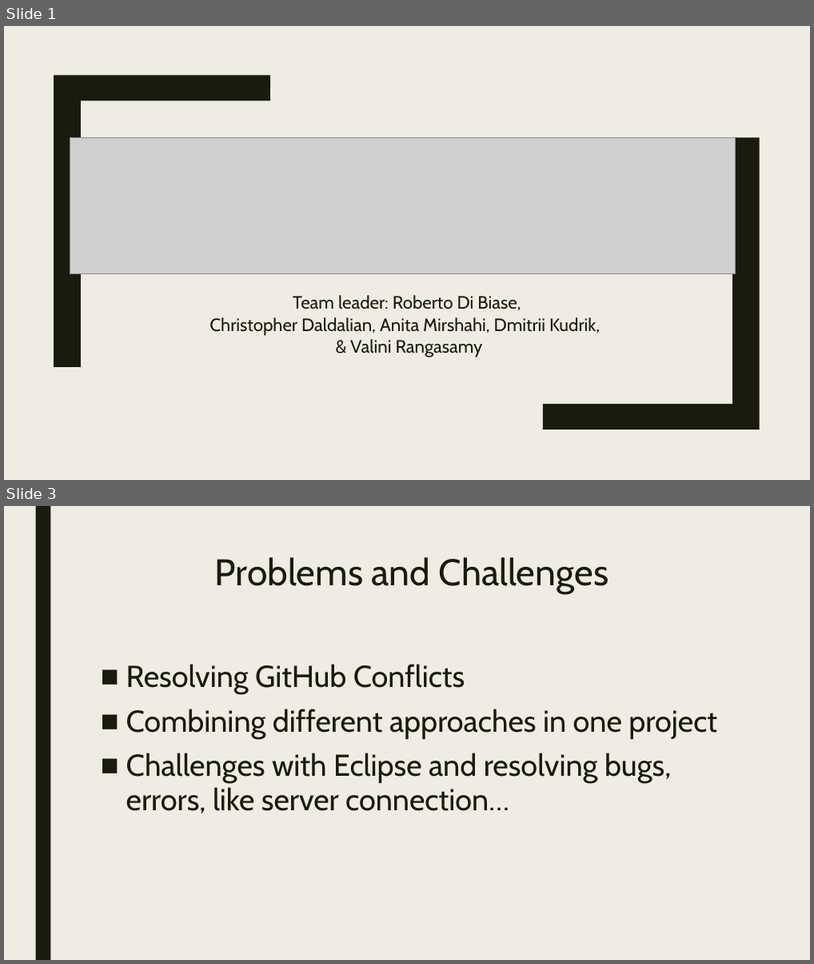
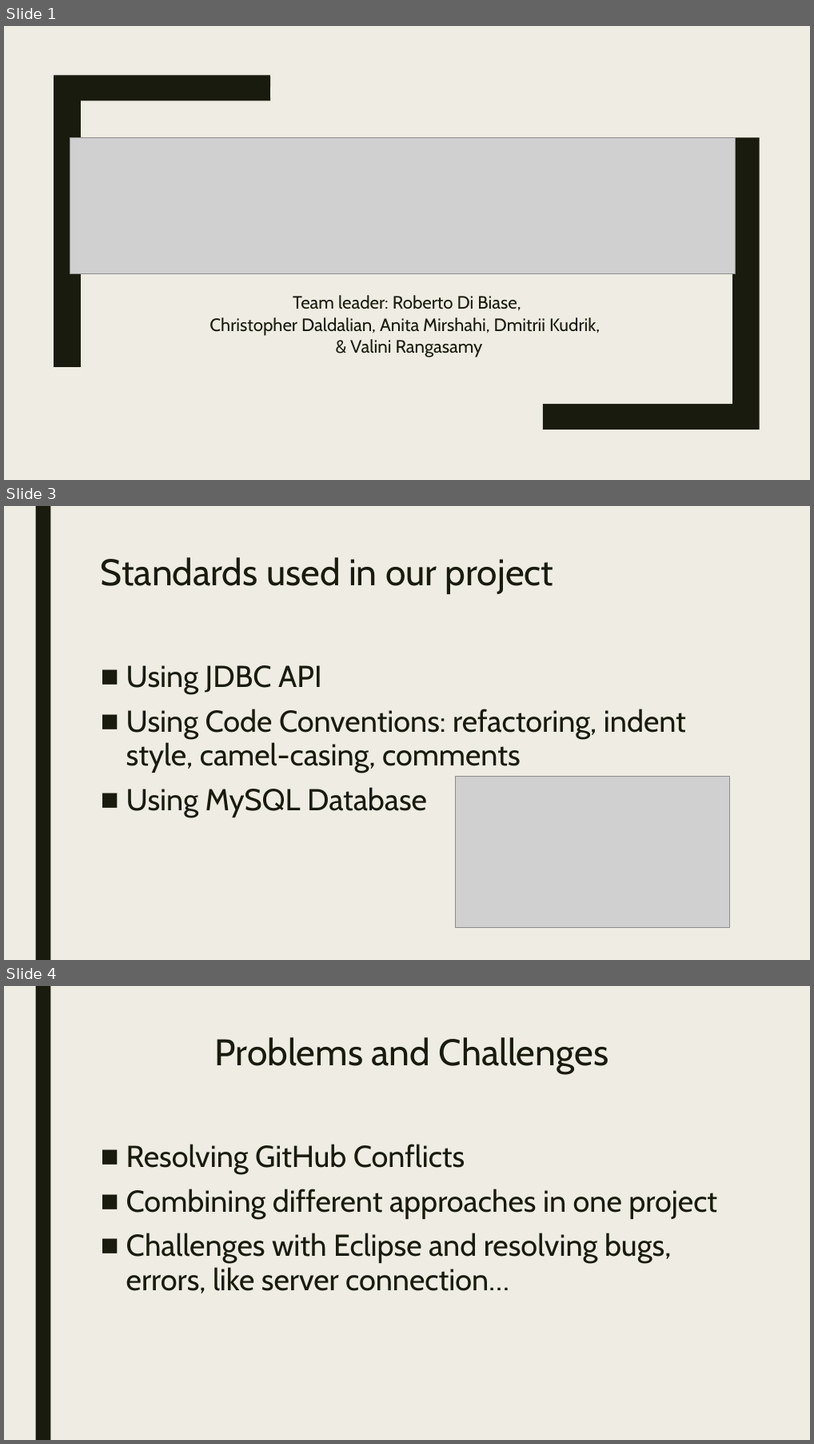
Before and after one commit to Valini/OfficeGit, a slide deck: The OfficePPT.pptx. Shown one above the other, each under a label of ours: slides 1 and 3 before the commit, slides 1, 3 and 4 after it; the slides between them are not shown. The pictures are 814x964 and 814x1444 pixels, drawn with LibreOffice and Linux fonts; fonts in the diff are those of the drawing; grey boxes stand for pictures. Boxes give left, top, right and bottom in pixels: in the first picture for what was removed or moved away, otherwise in the second. Text is boxed around its words. In the diff, an @@ line names an element or a change of style, - is before the commit and + after.

```diff
--- a/The OfficePPT.pptx
+++ b/The OfficePPT.pptx
@@ slide 3 added at bbox=[4, 506, 810, 960], background #EFEDE3; not listed: 1 template element that a slide beside it also shows @@
@@ title added at bbox=[101, 557, 554, 594], 44 pt, text #191B0E @@
+Standards used in our project
@@ text added at bbox=[126, 665, 686, 817], 36 pt, text #191B0E @@
+■ Using JDBC API
+■ Using Code Conventions: refactoring, indent style, camel-casing, comments
+■ Using MySQL Database
@@ picture added at bbox=[456, 776, 730, 928] @@
@@ what was slide 3 is now slide 4 @@
```
Also in this commit, not shown: 2 slides changed.
